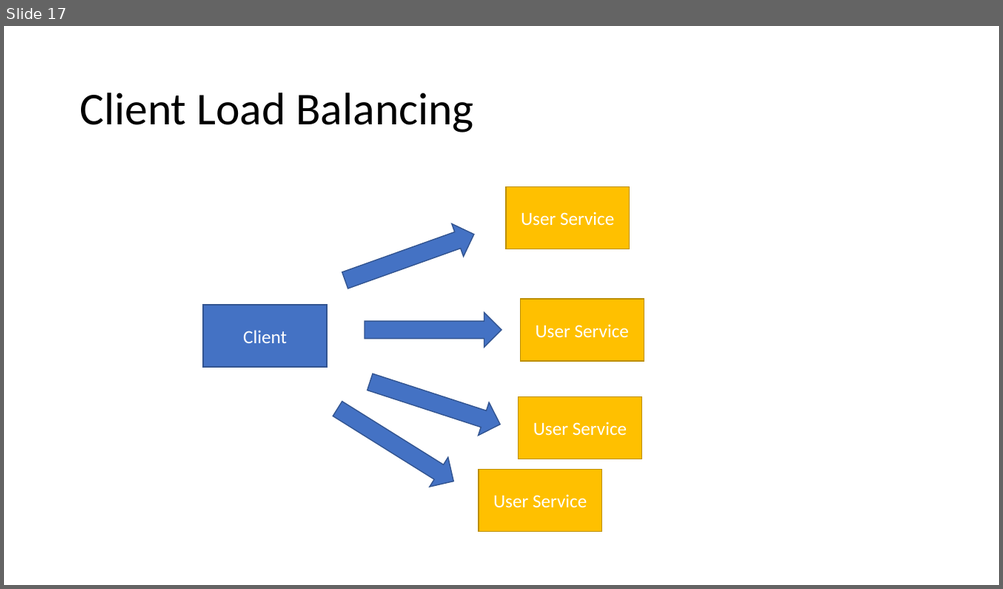
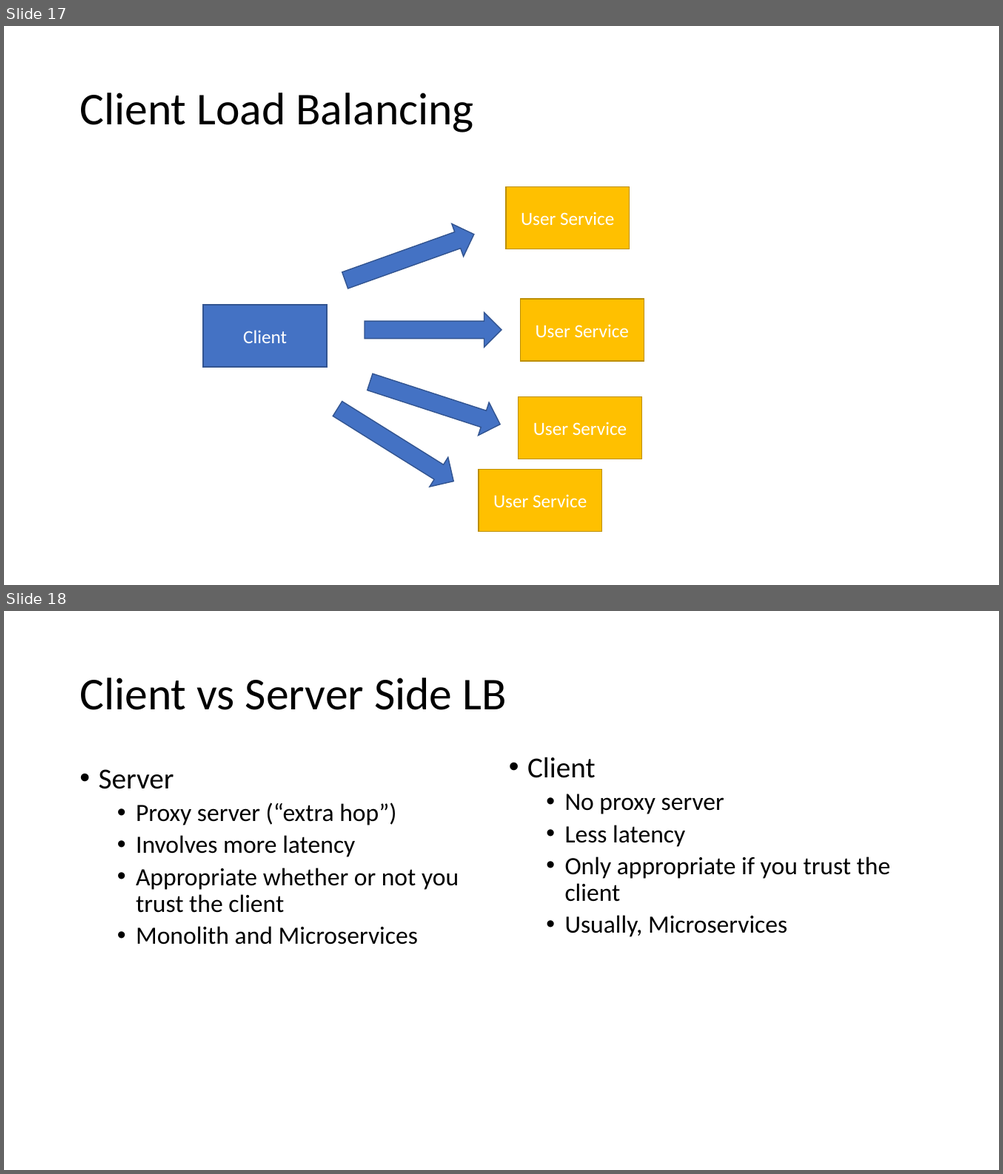
Before and after one commit to 2011JavaReact/Training, a slide deck: Week7/w7.pptx. Shown one above the other, each under a label of ours: slide 17 before the commit, slides 17 and 18 after it. The pictures are 1003x589 and 1003x1174 pixels, drawn with LibreOffice and Linux fonts; fonts in the diff are those of the drawing. Boxes give left, top, right and bottom in pixels: in the first picture for what was removed or moved away, otherwise in the second. Text is boxed around its words. In the diff, an @@ line names an element or a change of style, - is before the commit and + after.

```diff
--- a/Week7/w7.pptx
+++ b/Week7/w7.pptx
@@ slide 18 added at <box>4,611,999,1170</box>, background #FFFFFF @@
@@ title added at <box>79,678,506,710</box>, 44 pt, text #000000 @@
+Client vs Server Side LB
@@ text added at <box>527,757,891,937</box>, 24 pt, text #000000 @@
+• Client
+  • No proxy server
+  • Less latency
+  • Only appropriate if you trust the client
+  • Usually, Microservices
@@ text added at <box>99,769,458,945</box>, 24 pt, text #000000 @@
+• Server
+  • Proxy server (“extra hop”)
+  • Involves more latency
+  • Appropriate whether or not you trust the client
+  • Monolith and Microservices
```
Also in this commit, not shown: 2 slides changed, 4 other slides added.
